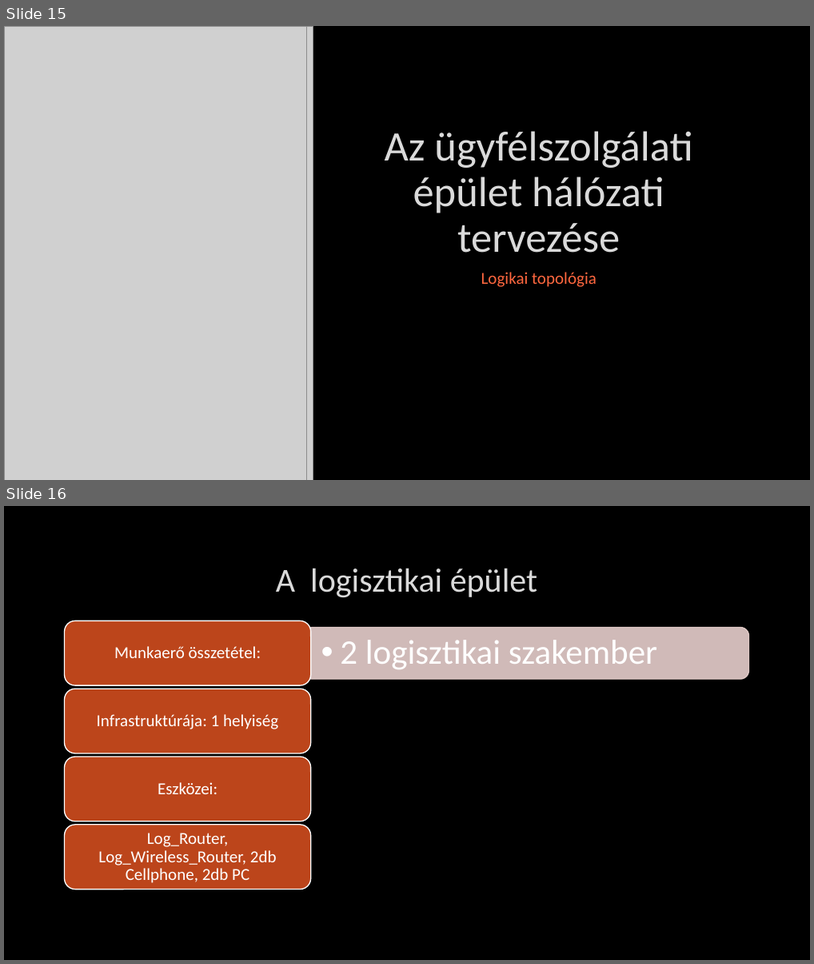
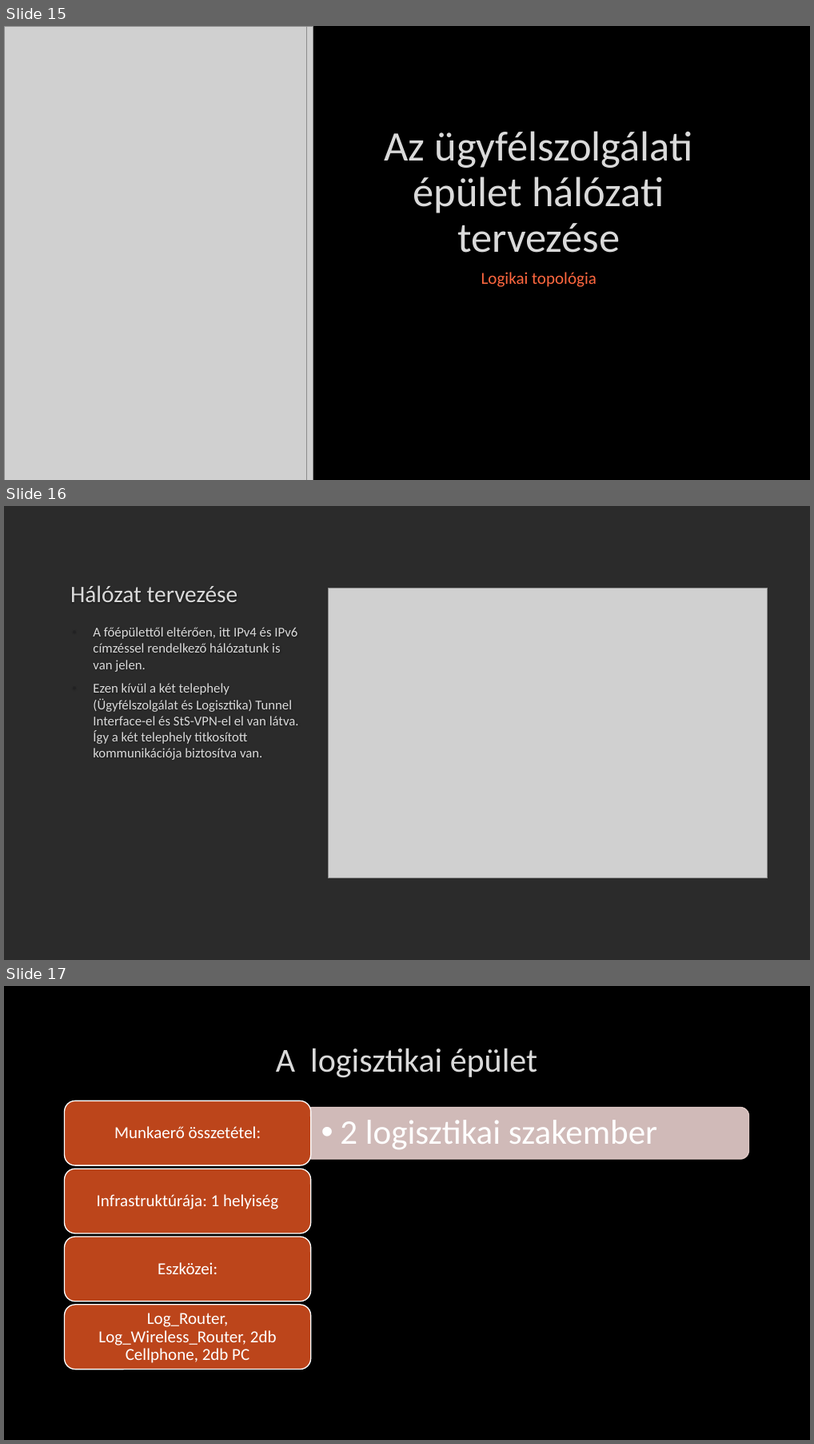
Before and after one commit to lacikartik88/IKT-projektmunka-II, a slide deck: Védéshez.pptx. Shown one above the other, each under a label of ours: slides 15 and 16 before the commit, slides 15, 16 and 17 after it. The pictures are 814x964 and 814x1444 pixels, drawn with LibreOffice and Linux fonts; fonts in the diff are those of the drawing; grey boxes stand for pictures; background and template pictures are left out; a plain dark background stands for a picture behind light text. Boxes give left, top, right and bottom in pixels: in the first picture for what was removed or moved away, otherwise in the second. Text is boxed around its words. In the diff, an @@ line names an element or a change of style, - is before the commit and + after.

```diff
--- a/Védéshez.pptx
+++ b/Védéshez.pptx
@@ slide 16 added at <box>4,506,810,960</box>, background picture (left out) @@
@@ title added at <box>70,585,238,602</box>, 28 pt, text #DADADA @@
+Hálózat tervezése
@@ picture added at <box>329,588,768,877</box> @@
@@ text added at <box>93,627,299,760</box>, 16 pt, text #DADADA @@
+• A főépülettől eltérően, itt IPv4 és IPv6 címzéssel rendelkező hálózatunk is van jelen.
+• Ezen kívül a két telephely (Ügyfélszolgálat és Logisztika) Tunnel Interface-el és StS-VPN-el el van látva. Így a két telephely titkosított kommunikációja biztosítva van.
@@ what was slide 16 is now slide 17 @@
```
Also in this commit, not shown: 1 slide changed, 2 other slides added, 1 slide removed.
